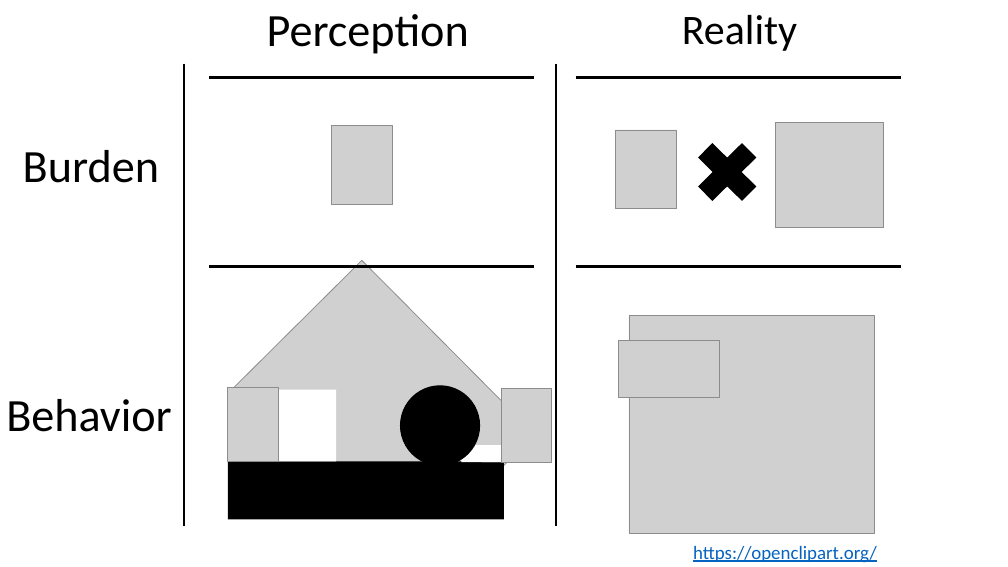
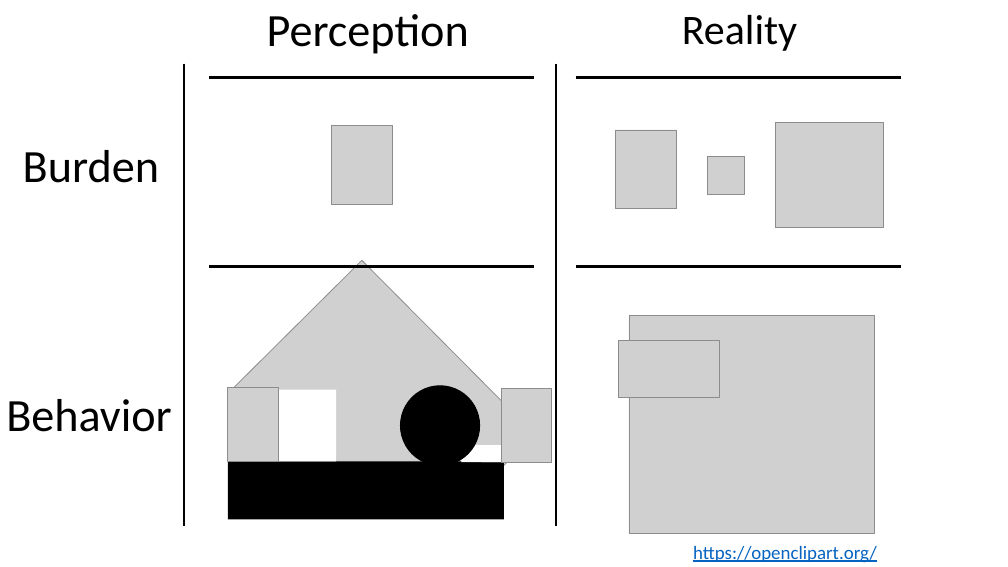
Before and after one commit to wlandau/rmedicine2021-slides, a slide deck: slide 1 of images/figures.pptx. Drawn at 1008x567 pixels with LibreOffice and Linux fonts; fonts in the diff are those of the drawing; grey boxes stand for pictures. Boxes give left, top, right and bottom in pixels: in the first picture for what was removed or moved away, otherwise in the second. Text is boxed around its words. In the diff, an @@ line names an element or a change of style, - is before the commit and + after.

```diff
--- a/images/figures.pptx
+++ b/images/figures.pptx
@@ cross removed at bbox=[686, 131, 769, 213] @@
@@ picture added at bbox=[707, 157, 745, 194] @@
```
Also in this commit, not shown: 1 other slide changed, 3 other files.
